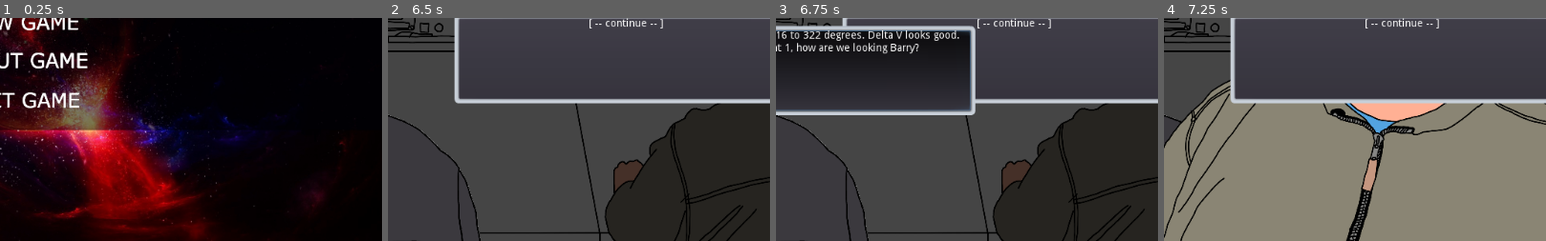
Above: before the commit, frames 1-4 (left to right).
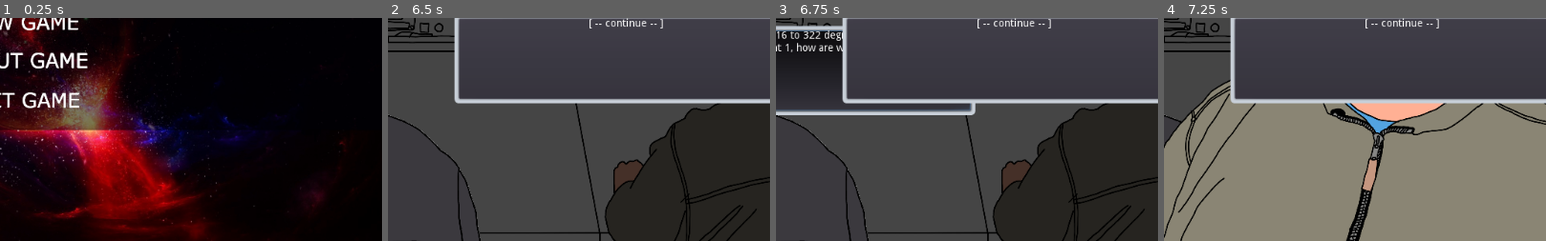
Above: after the commit, the same moments.

Repository: s3775599/BITS-clone
Game: Godot game, scene res://Scenes/Title.tscn
Two runs of this game, one before a commit and one after it. Both use one fixed random seed, a clock stepped at 60 frames per second and the inputs below.
Inputs (mouse positions are % of the whole screen's width and height, from its top left):
- Up to frame 1 (0.25 s): no input
- Up to frame 2 (6.5 s): tap Enter at 0.5 s; move the mouse to (49, 46) at 0.52 s; hold Right (ui_right) 0.53-1.25 s; click (49, 46) at 0.67 s; click ". . . scanning Quadrant 3, 21…" at 1.25 s; click "[ -- continue -- ]" at 2 s; click "I beg your pardon, Barry?" at 2.75 s; click "[ -- continue --]" at 3.5 s; click "Barry, I know we've been out …" at 4.25 s; click "[ -- continue -- ]" at 5 s; click "Systems report, John?" at 5.75 s
- Up to frame 3 (6.75 s): tap Space at 6.5 s; move the mouse to (50, 50) at 6.52 s; hold Down (ui_down) from 6.53 s (still down); click (50, 50) at 6.67 s
- Up to frame 4 (7.25 s): keep holding Down (ui_down)
The pictures show only the part of the screen within x 46-96%, y 45-95%; the shares and areas given below are measured in that part.

Frames 1-2 are identical in both runs. In frame 3, 9.0% of the frame differs, in the area x 17-53%, y 3-39%; in frame 4, nothing differs.

Commit message:
Dialogue box tweaks

Diff:
--- a/NightwatchDialogueSystem/BarryPopup.tscn
+++ b/NightwatchDialogueSystem/BarryPopup.tscn
@@ -9,14 +9,11 @@
 [ext_resource path="res://Button4.gd" type="Script" id=7]
 
 [node name="BarryPopup" type="Popup"]
-visible = true
 anchor_top = 0.5
 anchor_bottom = 0.5
 margin_top = -160.0
 margin_right = 460.0
 margin_bottom = 160.0
-grow_horizontal = 2
-grow_vertical = 2
 rect_min_size = Vector2( 460, 0 )
 script = ExtResource( 1 )
 
@@ -73,11 +70,8 @@
 text = "PLACEHOLDER"
 
 [node name="NinePatchRect2" type="NinePatchRect" parent="VBoxContainer"]
-margin_top = 124.0
 margin_right = 460.0
 margin_bottom = 320.0
-grow_horizontal = 2
-grow_vertical = 2
 rect_min_size = Vector2( 0, 120 )
 size_flags_horizontal = 3
 size_flags_vertical = 3
@@ -97,11 +91,12 @@
 
 [node name="VBoxContainer" type="VBoxContainer" parent="VBoxContainer/NinePatchRect2/MarginContainer"]
 margin_right = 448.0
-margin_bottom = 184.0
+margin_bottom = 308.0
+alignment = 2
 
 [node name="Button" type="Button" parent="VBoxContainer/NinePatchRect2/MarginContainer/VBoxContainer"]
 margin_right = 448.0
-margin_bottom = 43.0
+margin_bottom = 74.0
 size_flags_vertical = 3
 script = ExtResource( 4 )
 
@@ -113,9 +108,9 @@
 autowrap = true
 
 [node name="Button2" type="Button" parent="VBoxContainer/NinePatchRect2/MarginContainer/VBoxContainer"]
-margin_top = 47.0
+margin_top = 78.0
 margin_right = 448.0
-margin_bottom = 90.0
+margin_bottom = 152.0
 size_flags_vertical = 3
 script = ExtResource( 5 )
 
@@ -127,9 +122,9 @@
 autowrap = true
 
 [node name="Button3" type="Button" parent="VBoxContainer/NinePatchRect2/MarginContainer/VBoxContainer"]
-margin_top = 94.0
+margin_top = 156.0
 margin_right = 448.0
-margin_bottom = 137.0
+margin_bottom = 230.0
 size_flags_vertical = 3
 script = ExtResource( 6 )
 
@@ -141,9 +136,9 @@
 autowrap = true
 
 [node name="Button4" type="Button" parent="VBoxContainer/NinePatchRect2/MarginContainer/VBoxContainer"]
-margin_top = 141.0
+margin_top = 234.0
 margin_right = 448.0
-margin_bottom = 184.0
+margin_bottom = 308.0
 size_flags_vertical = 3
 script = ExtResource( 7 )
 
--- a/NightwatchDialogueSystem/DialoguePopup.gd
+++ b/NightwatchDialogueSystem/DialoguePopup.gd
@@ -25,16 +25,16 @@
 	if n == 1:
 		return
 	if n > 1:
-		$VBoxContainer.rect_size = Vector2(460, 88)
+		$VBoxContainer.rect_size = Vector2(460, 20)
 		$VBoxContainer/NinePatchRect2/MarginContainer/VBoxContainer/Button.visible = true
 		if n > 2:
-			$VBoxContainer.rect_size = Vector2(460, 118)
+			$VBoxContainer.rect_size = Vector2(460, 150)
 			$VBoxContainer/NinePatchRect2/MarginContainer/VBoxContainer/Button2.visible = true
 			if n > 3:
-				$VBoxContainer.rect_size = Vector2(460, 158)
+				$VBoxContainer.rect_size = Vector2(460, 200)
 				$VBoxContainer/NinePatchRect2/MarginContainer/VBoxContainer/Button3.visible = true
 				if n > 4:
-					$VBoxContainer.rect_size = Vector2(460, 198)
+					$VBoxContainer.rect_size = Vector2(460, 280)
 					$VBoxContainer/NinePatchRect2/MarginContainer/VBoxContainer/Button4.visible = true
 
 
--- a/NightwatchDialogueSystem/JohnPopup.tscn
+++ b/NightwatchDialogueSystem/JohnPopup.tscn
@@ -16,8 +16,6 @@
 margin_left = -460.0
 margin_top = -160.0
 margin_bottom = 160.0
-grow_horizontal = 2
-grow_vertical = 2
 rect_min_size = Vector2( 460, 0 )
 script = ExtResource( 1 )
 
@@ -74,11 +72,8 @@
 text = "PLACEHOLDER"
 
 [node name="NinePatchRect2" type="NinePatchRect" parent="VBoxContainer"]
-margin_top = 124.0
 margin_right = 460.0
 margin_bottom = 320.0
-grow_horizontal = 2
-grow_vertical = 2
 rect_min_size = Vector2( 0, 120 )
 size_flags_horizontal = 3
 size_flags_vertical = 3
@@ -98,11 +93,12 @@
 
 [node name="VBoxContainer" type="VBoxContainer" parent="VBoxContainer/NinePatchRect2/MarginContainer"]
 margin_right = 448.0
-margin_bottom = 184.0
+margin_bottom = 308.0
+alignment = 2
 
 [node name="Button" type="Button" parent="VBoxContainer/NinePatchRect2/MarginContainer/VBoxContainer"]
 margin_right = 448.0
-margin_bottom = 43.0
+margin_bottom = 74.0
 size_flags_vertical = 3
 script = ExtResource( 4 )
 
@@ -114,9 +110,9 @@
 autowrap = true
 
 [node name="Button2" type="Button" parent="VBoxContainer/NinePatchRect2/MarginContainer/VBoxContainer"]
-margin_top = 47.0
+margin_top = 78.0
 margin_right = 448.0
-margin_bottom = 90.0
+margin_bottom = 152.0
 size_flags_vertical = 3
 script = ExtResource( 5 )
 
@@ -128,9 +124,9 @@
 autowrap = true
 
 [node name="Button3" type="Button" parent="VBoxContainer/NinePatchRect2/MarginContainer/VBoxContainer"]
-margin_top = 94.0
+margin_top = 156.0
 margin_right = 448.0
-margin_bottom = 137.0
+margin_bottom = 230.0
 size_flags_vertical = 3
 script = ExtResource( 6 )
 
@@ -142,9 +138,9 @@
 autowrap = true
 
 [node name="Button4" type="Button" parent="VBoxContainer/NinePatchRect2/MarginContainer/VBoxContainer"]
-margin_top = 141.0
+margin_top = 234.0
 margin_right = 448.0
-margin_bottom = 184.0
+margin_bottom = 308.0
 size_flags_vertical = 3
 script = ExtResource( 7 )
 
--- a/NightwatchDialogueSystem/PlayerPopup.tscn
+++ b/NightwatchDialogueSystem/PlayerPopup.tscn
@@ -9,7 +9,6 @@
 [ext_resource path="res://Button4.gd" type="Script" id=7]
 
 [node name="PlayerPopup" type="Popup"]
-visible = true
 anchor_left = 0.5
 anchor_top = 1.0
 anchor_right = 0.5
--- a/NightwatchDialogueSystem/Scenes/Main.tscn
+++ b/NightwatchDialogueSystem/Scenes/Main.tscn
@@ -9,9 +9,9 @@
 [ext_resource path="res://BarryConsole.tscn" type="PackedScene" id=7]
 [ext_resource path="res://JohnClose.tscn" type="PackedScene" id=8]
 [ext_resource path="res://BarryClose.tscn" type="PackedScene" id=9]
-[ext_resource path="res://BarryPopup.tscn" type="PackedScene" id=10]
-[ext_resource path="res://JohnPopup.tscn" type="PackedScene" id=11]
-[ext_resource path="res://PlayerPopup.tscn" type="PackedScene" id=12]
+[ext_resource path="res://PlayerPopup.tscn" type="PackedScene" id=10]
+[ext_resource path="res://BarryPopup.tscn" type="PackedScene" id=11]
+[ext_resource path="res://JohnPopup.tscn" type="PackedScene" id=12]
 [ext_resource path="res://JohnDialogue.tscn" type="PackedScene" id=13]
 [ext_resource path="res://BarryDialogue.tscn" type="PackedScene" id=14]
 [ext_resource path="res://IntroDialogue.tscn" type="PackedScene" id=15]
@@ -232,12 +232,11 @@
 
 [node name="CanvasLayer" type="CanvasLayer" parent="."]
 
-[node name="BarryPopup" parent="CanvasLayer" instance=ExtResource( 10 )]
-visible = false
-
-[node name="JohnPopup" parent="CanvasLayer" instance=ExtResource( 11 )]
-
-[node name="PlayerPopup" parent="CanvasLayer" instance=ExtResource( 12 )]
+[node name="PlayerPopup" parent="CanvasLayer" instance=ExtResource( 10 )]
+
+[node name="BarryPopup" parent="CanvasLayer" instance=ExtResource( 11 )]
+
+[node name="JohnPopup" parent="CanvasLayer" instance=ExtResource( 12 )]
 
 [node name="JohnDialogue" parent="." instance=ExtResource( 13 )]
 
--- a/NightwatchDialogueSystem/Scenes/Title.tscn
+++ b/NightwatchDialogueSystem/Scenes/Title.tscn
@@ -8,15 +8,8 @@
 [ext_resource path="res://SFX/rollover6.ogg" type="AudioStream" id=6]
 [ext_resource path="res://SFX/click3.ogg" type="AudioStream" id=7]
 [ext_resource path="res://SFX/338065__geronimogeronimo__space-alarm.ogg" type="AudioStream" id=8]
-[ext_resource path="res://Scenes/About.tscn" type="PackedScene" id=9]
 
 [sub_resource type="RectangleShape2D" id=1]
-
-[sub_resource type="InputEventAction" id=2]
-action = "\"ui_cancel\""
-
-[sub_resource type="ShortCut" id=3]
-shortcut = SubResource( 2 )
 
 [node name="Title" type="Node2D"]
 script = ExtResource( 1 )
@@ -90,26 +83,6 @@
 [node name="BackgroundMusic" type="AudioStreamPlayer2D" parent="."]
 stream = ExtResource( 8 )
 autoplay = true
-
-[node name="AboutCtrl" parent="." instance=ExtResource( 9 )]
-visible = false
-
-[node name="Buttons" type="Control" parent="."]
-visible = false
-anchor_top = 1.0
-anchor_right = 1.0
-anchor_bottom = 1.0
-margin_left = 312.0
-margin_top = 500.0
-margin_right = 712.0
-margin_bottom = 580.0
-rect_min_size = Vector2( 400, 80 )
-
-[node name="Back" type="Button" parent="Buttons"]
-anchor_right = 1.0
-anchor_bottom = 1.0
-shortcut = SubResource( 3 )
-text = "Back Button"
 [connection signal="input_event" from="NewGameArea" to="." method="_on_NewGameArea_input_event"]
 [connection signal="mouse_entered" from="NewGameArea" to="." method="_on_NewGameArea_mouse_entered"]
 [connection signal="mouse_exited" from="NewGameArea" to="." method="_on_NewGameArea_mouse_exited"]
@@ -119,4 +92,3 @@
 [connection signal="input_event" from="ExitGameArea" to="." method="_on_ExitGameArea_input_event"]
 [connection signal="mouse_entered" from="ExitGameArea" to="." method="_on_ExitGameArea_mouse_entered"]
 [connection signal="mouse_exited" from="ExitGameArea" to="." method="_on_ExitGameArea_mouse_exited"]
-[connection signal="pressed" from="Buttons/Back" to="." method="_on_Back_pressed"]
Not shown: 1 places in NightwatchDialogueSystem/Scenes/Main.tscn that only renumber resources
Not shown: 1 places in NightwatchDialogueSystem/Scenes/Title.tscn that only renumber resources
